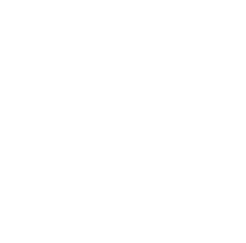
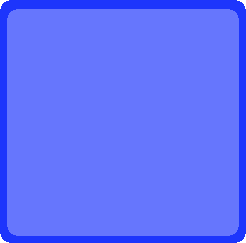
Layers edited between the first and the second 246×243 image:
added layer "Capa 2 copia 2" above "Capa 2" over (x1=0, y1=0, x2=246, y2=243)
